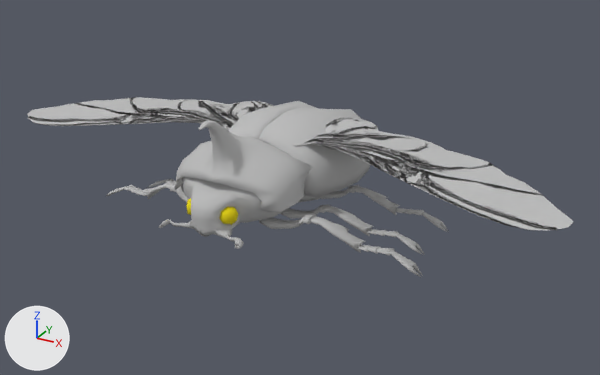
An edit to the Blender file Beetle1.blend, drawn before and after from the same camera.
Both versions are drawn from a 50 mm lens placed at (4.74, -7.95, 4.46), pointed at (0.5, -0.24, 0.6). The axes (+X, +Y, +Z) are drawn at lower left. The lights are the same throughout. The picture after the commit comes second.

In view in the first picture: 'Base', 'Horn_Single', 'Legs', 'Shell_Solid', 'Wing.L', 'Wing.R'.
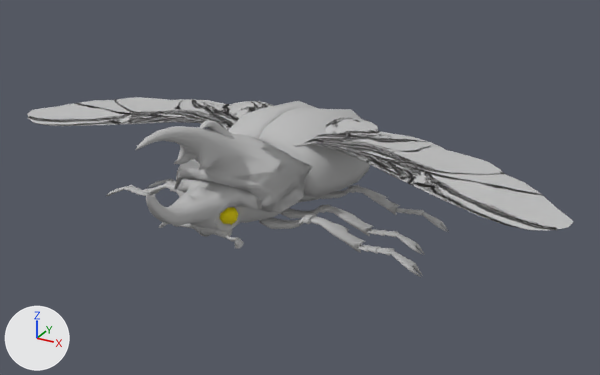
What the commit changed:
me_circle has 145 vertices, 119 faces and spans x 0.24..3.56, y -0.68..0.9, z 0.89..1.2.
me_circle is used by ob_wing_l; location (0.0, 0.0, 0.0).
me_circle part 1: texture (UV) coordinates of 51 of 119 faces, centred in x 0.63..2.92, y -0.56..0.81, z 0.94..1.17, changed; they spanned u 0.03..0.14, v 0.73..0.92 and now span u 0.02..0.14, v 0.73..0.94.
me_circle_002 has 145 vertices, 119 faces and spans x -3.56..-0.24, y -0.68..0.9, z 0.89..1.2.
me_circle_002 is used by ob_wing_r; location (0.0, 0.0, 0.0).
me_circle_002 part 2: texture (UV) coordinates of 56 of 119 faces, centred in x -2.9..-0.4, y -0.5..0.81, z 0.98..1.17, changed; they spanned u 0.03..0.14, v 0.74..0.95 and now span u 0.02..0.14, v 0.76..0.95.
Object 'Horn_Spear' (ob_horn_spear) is now shown.
Object 'Head_Spear' (ob_head_spear) is now shown.

Where the change shows, as pixel boxes [x1, y1, x2, y2] in the pictures (600 x 375 px):
'Horn_Spear', shown: after [136, 126, 313, 212]
'Head_Spear', shown: after [146, 178, 258, 229]
part 1 of me_circle, surface changed: [323, 120, 516, 218] in both
part 2 of me_circle_002, surface changed: [76, 97, 243, 131] in both
'Horn_Single', unchanged, covered by the edit: before [175, 120, 313, 212]; after [175, 120, 312, 212]
'Base', unchanged, covered by the edit: [159, 177, 327, 249] in both
